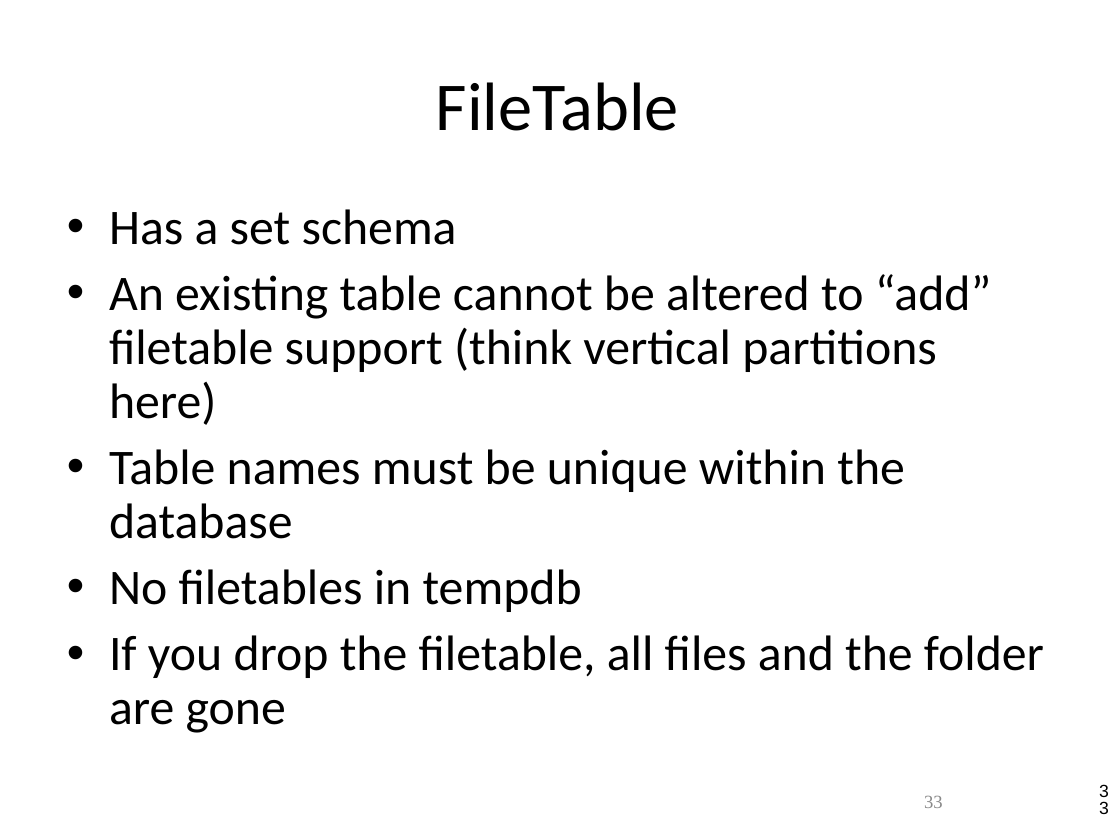
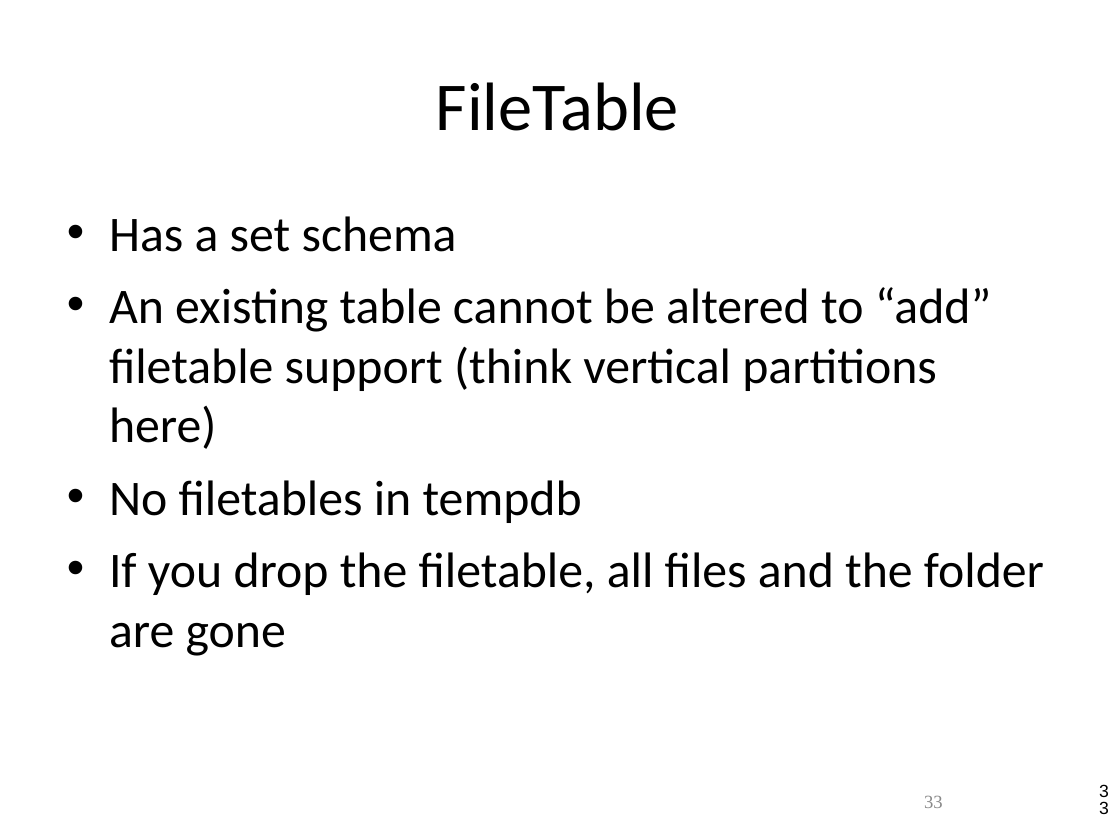
Before and after one commit to way0utwest/FilestreamFiletable, a slide deck: slide 33 of UnstructuredData_SQLServer.ppt. Drawn at 1120x840 pixels with LibreOffice and Linux fonts; fonts in the diff are those of the drawing. Boxes give left, top, right and bottom in pixels: in the first picture for what was removed or moved away, otherwise in the second. Text is boxed around its words. In the diff, an @@ line names an element or a change of style, - is before the commit and + after.

Commit message:
Deck updates
Removed a few bullets from filestable, reorderde caveat slides

```diff
--- a/UnstructuredData_SQLServer.ppt
+++ b/UnstructuredData_SQLServer.ppt
@@ text "Has a set schema" at (x1=109, y1=216, x2=1044, y2=656): line spacing 0.9 to 1 @@
@@ text at (x1=109, y1=449, x2=905, y2=539): paragraph removed @@
-• Table names must be unique within the database
```
Also in this commit, not shown: 3 other slides changed.
